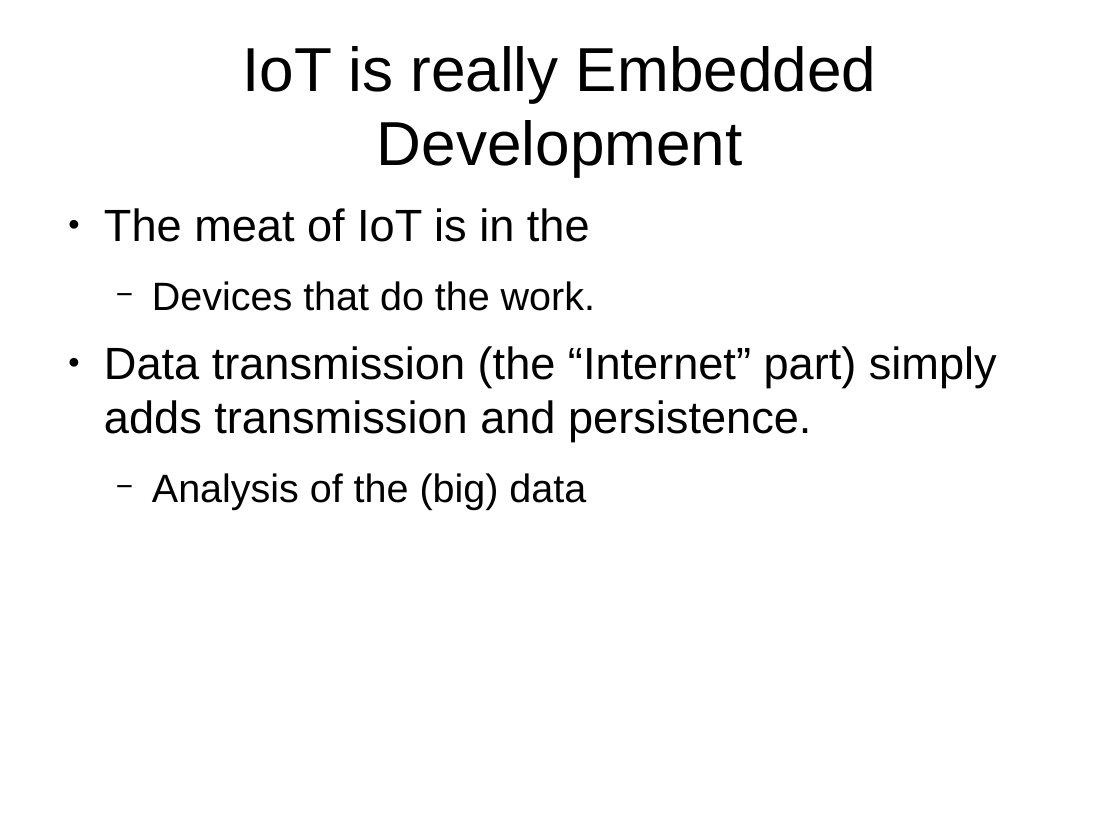
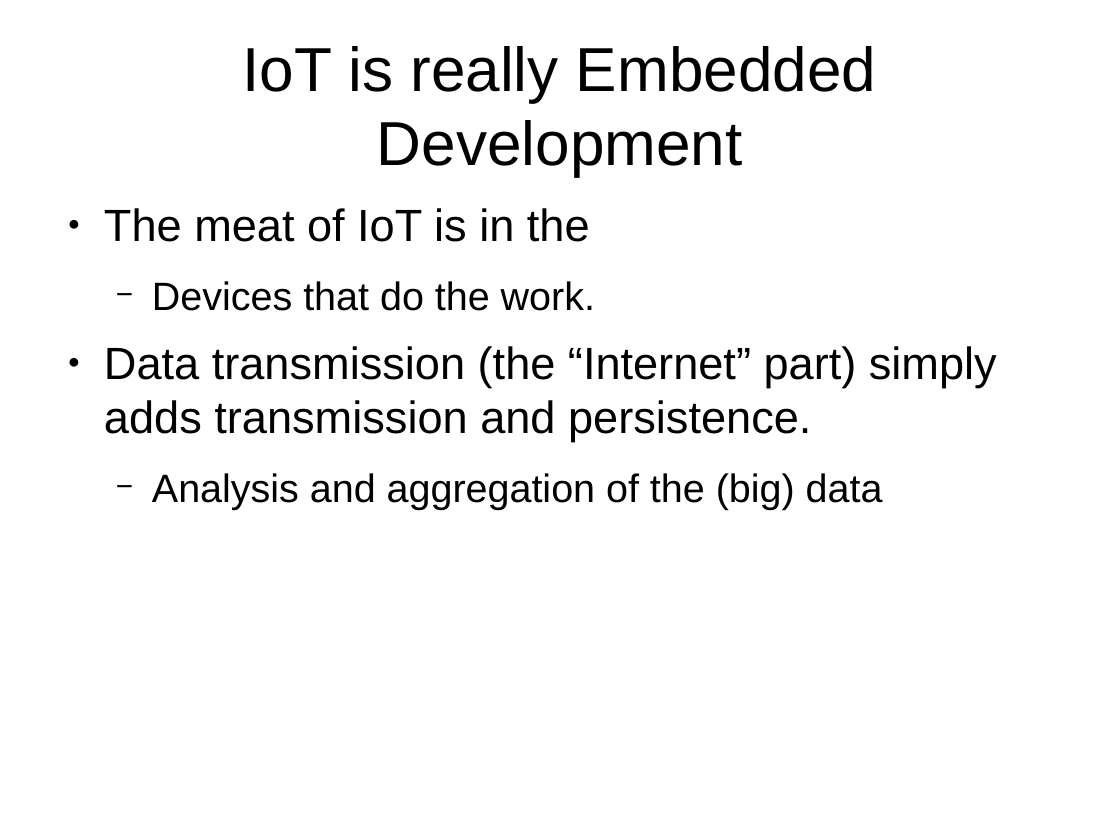
Before and after one commit to mvphelps/Presentations, a slide deck: slide 6 of IADNUG 20150604 Internet of Things NetMF/IoT.odp. Drawn at 1120x840 pixels with LibreOffice and Linux fonts; fonts in the diff are those of the drawing. Boxes give left, top, right and bottom in pixels: in the first picture for what was removed or moved away, otherwise in the second. Text is boxed around its words. In the diff, an @@ line names an element or a change of style, - is before the commit and + after.

```diff
--- a/IADNUG 20150604 Internet of Things NetMF/IoT.odp
+++ b/IADNUG 20150604 Internet of Things NetMF/IoT.odp
@@ text at [152,473,883,509]: text changed @@
-  − Analysis of the (big) data
+  − Analysis and aggregation of the (big) data
```
Also in this commit, not shown: 2 other slides changed, 1 other file.
